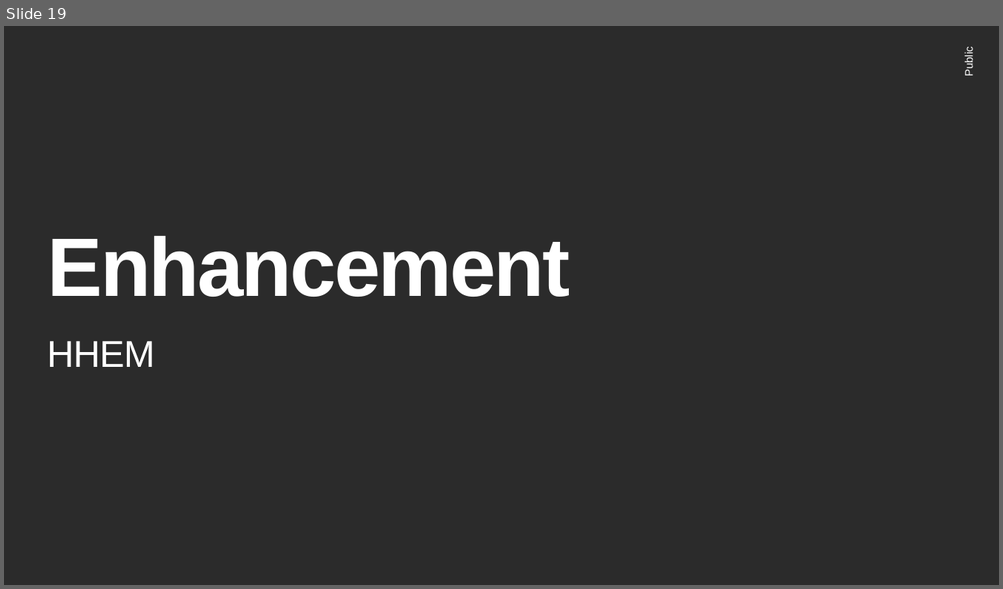
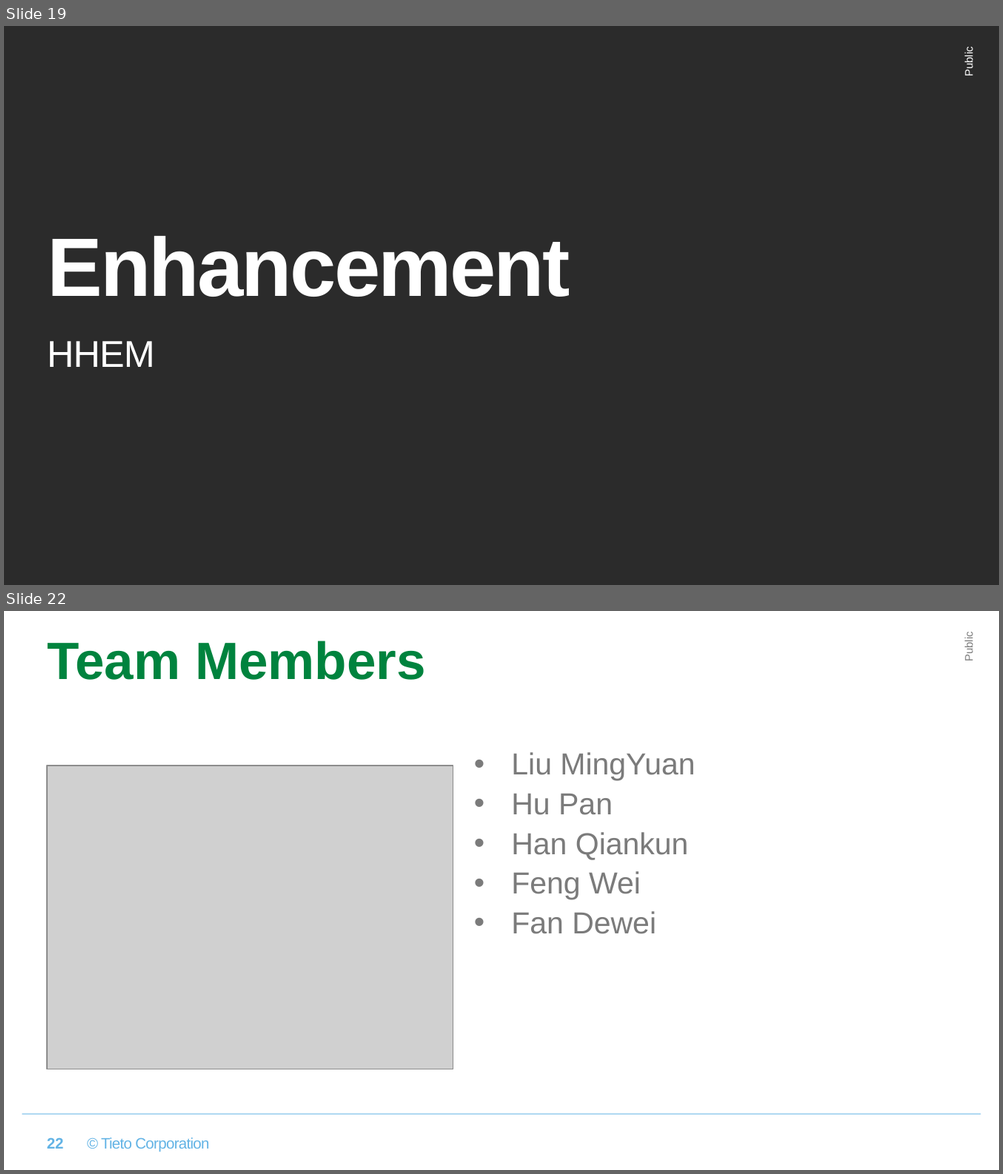
Before and after one commit to xpanhhu/hand-held_environment_monitor, a slide deck: hand-held_environment_monitor_Template.pptx. Shown one above the other, each under a label of ours: slide 19 before the commit, slides 19 and 22 after it; the slides between them are not shown. The pictures are 1003x589 and 1003x1174 pixels, drawn with LibreOffice and Linux fonts; fonts in the diff are those of the drawing; grey boxes stand for pictures; background and template pictures are left out; a plain dark background stands for a picture behind light text. Boxes give left, top, right and bottom in pixels: in the first picture for what was removed or moved away, otherwise in the second. Text is boxed around its words. In the diff, an @@ line names an element or a change of style, - is before the commit and + after.

Commit message:
add team member photo.

```diff
--- a/hand-held_environment_monitor_Template.pptx
+++ b/hand-held_environment_monitor_Template.pptx
@@ slide 22 added at [4, 611, 999, 1170], background #FFFFFF @@
@@ title added at [47, 641, 426, 680], 38 pt, text #00833E, bold @@
+Team Members
@@ text added at [962, 635, 975, 661], 8 pt, text #7B7B7B @@
+Public
@@ text added at [511, 752, 694, 934], 22 pt, text #7B7B7B @@
+• Liu MingYuan
+• Hu Pan
+• Han Qiankun
+• Feng Wei
+• Fan Dewei
@@ picture added at [47, 766, 452, 1071] @@
@@ line added from (22, 1114) to (981, 1114), #62B3E5 0.5 pt @@
@@ page number added at [47, 1138, 64, 1149], 11 pt, text #62B3E5, bold @@
+22
@@ text added at [101, 1138, 209, 1153], 11 pt, text #62B3E5 @@
+© Tieto Corporation
```
Also in this commit, not shown: 2 slides changed, 1 other slide added.
